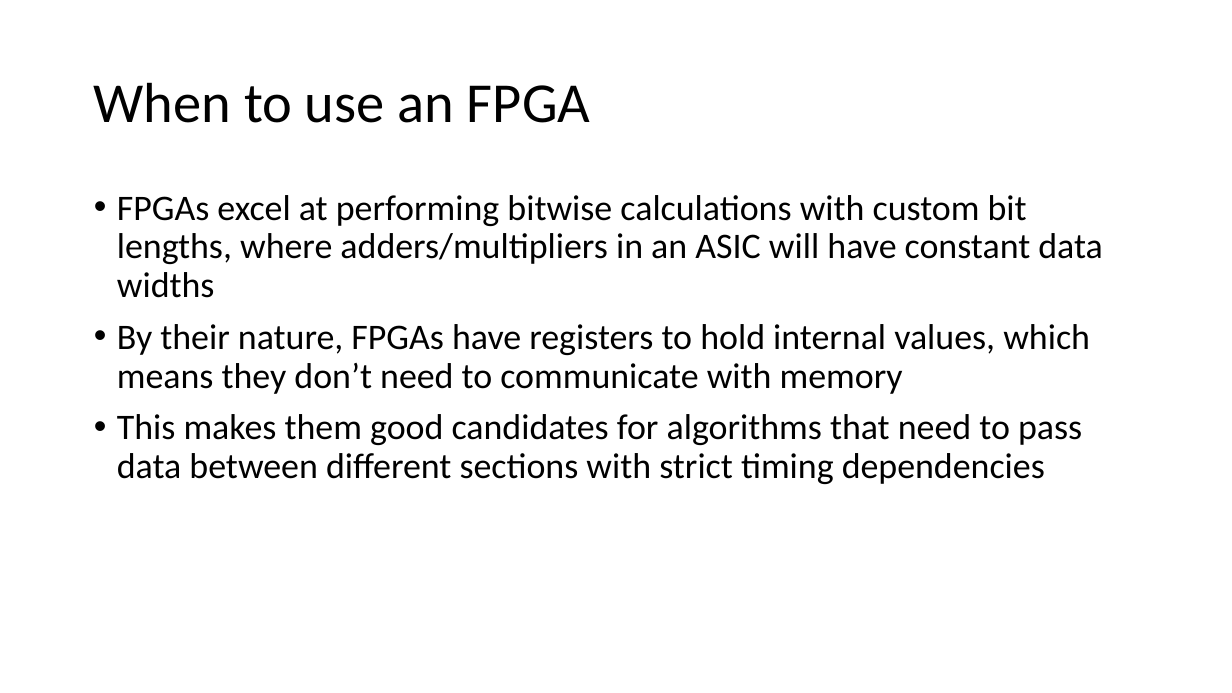
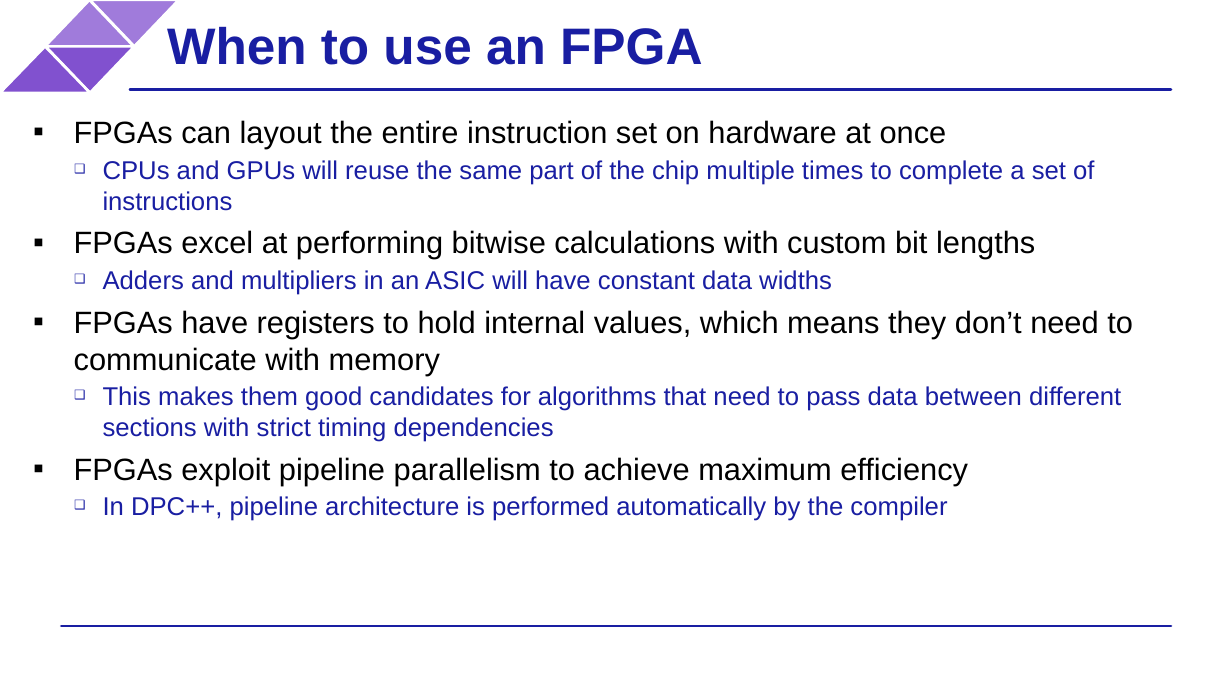
Before and after one commit to BenjaminMFindley/Reconfig-2-SYCL-DPCPP, a slide deck: slide 3 of Slides/SYCL_FPGA.pptx (slide 4 before the commit). Drawn at 1232x693 pixels with LibreOffice and Linux fonts; fonts in the diff are those of the drawing; background and template pictures are left out. Boxes give left, top, right and bottom in pixels: in the first picture for what was removed or moved away, otherwise in the second. Text is boxed around its words. In the diff, an @@ line names an element or a change of style, - is before the commit and + after.

Commit message:
updated FPGA slides to use template

```diff
--- a/Slides/SYCL_FPGA.pptx
+++ b/Slides/SYCL_FPGA.pptx
@@ title "When to use an FPGA": place and size @@
-title "When to use an FPGA" at [94,82,590,123]
+title "When to use an FPGA" at [167,26,702,65]
@@ title "When to use an FPGA" at [167,26,702,65]: size 44 to 40 pt, font Calibri to Arial, text colour #000000 to #191EA2, bold on; line spacing 0.9 to 1 @@
@@ group added at [0,0,178,92]: 4 triangles @@
@@ text "FPGAs can layout the entire ...": place and size @@
-text "FPGAs can layout the entire ..." at [117,195,1103,484]
+text "FPGAs can layout the entire ..." at [74,120,1133,521]
@@ line added from (130, 90) to (1171, 90), #191EA2 2 pt @@
@@ text at [74,120,1133,375]: text changed; size 28 to 24 pt; font Calibri to Arial @@
-• FPGAs excel at performing bitwise calculations with custom bit lengths, where adders/multipliers in an ASIC will have constant data widths
-• By their nature, FPGAs have registers to hold internal values, which means they don’t need to communicate with memory
+▪ FPGAs can layout the entire instruction set on hardware at once
+  ❑ CPUs and GPUs will reuse the same part of the chip multiple times to complete a set of instructions
+▪ FPGAs excel at performing bitwise calculations with custom bit lengths
+  ❑ Adders and multipliers in an ASIC will have constant data widths
+▪ FPGAs have registers to hold internal values, which means they don’t need to communicate with memory
@@ text at [103,386,1121,442]: size 28 to 20 pt, font Calibri to Arial, text colour #000000 to #191EA2 in "This makes them good candidates for algorithms ..."; bullet • to ❑; list level 1 to 2 in "This makes them good candidates ..."; line spacing 0.9 to 1 @@
@@ text at [74,457,968,521]: paragraphs added @@
+▪ FPGAs exploit pipeline parallelism to achieve maximum efficiency
+  ❑ In DPC++, pipeline architecture is performed automatically by the compiler
@@ line added from (61, 626) to (1171, 626), #191EA2 2 pt @@
```
Also in this commit, not shown: 3 other slides changed, 2 slides added, 4 slides removed.
